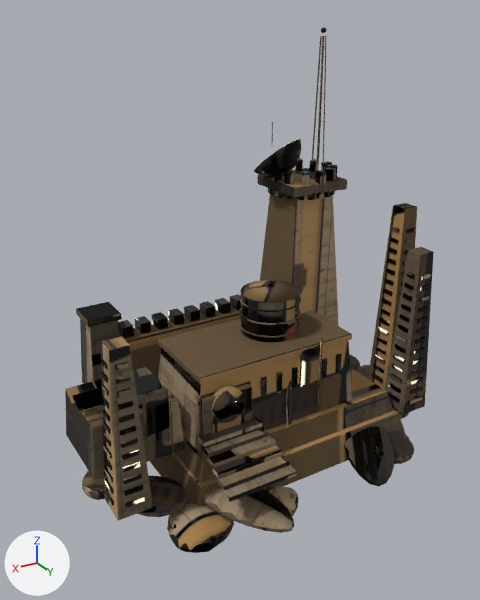
The glTF model public/models/outpost.glb, before and after one commit.
Camera for both pictures: a 50 mm camera at (9.97, 15.46, 12.41) aimed at (0.97, 0.45, 4.91). The axes (+X, +Y, +Z) are drawn at lower left. The lights are the same throughout. The older version comes first. Where no turn or scale is listed for an object, it has been applied to the vertices. Vertices at exactly the same position are counted once.

Objects in the first picture: 'Outpost_Body'.
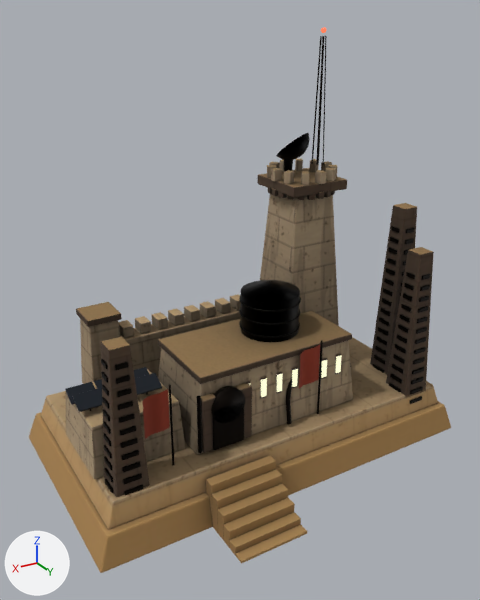
Pixel boxes [x1, y1, x2, y2] of what changed, in the pictures (480 x 600 px; the box of a moved part takes in the faces that stretch with it):
'Outpost_Body', reshaped (14% wider)
    before: [65, 27, 434, 553]
    after: [29, 27, 451, 573]
part 1 of me_outpost_body, moved or reshaped
    before: [254, 139, 302, 178]
    after: [276, 133, 310, 160]
part 2 of me_outpost_body, moved or reshaped
    before: [317, 339, 323, 407]
    after: [317, 340, 323, 414]
part 3 of me_outpost_body, moved or reshaped
    before: [168, 383, 174, 457]
    after: [169, 384, 175, 465]
part 4 of me_outpost_body, rebuilt
    before: [150, 409, 406, 506]
    after: [29, 401, 451, 573]
part 5 of me_outpost_body, rebuilt
    before: [175, 368, 393, 482]
    after: [41, 337, 438, 529]
part 6 of me_outpost_body, added (brown)
    after: [206, 456, 307, 563]
part 7 of me_outpost_body, added (mostly hidden)
    after: [284, 160, 293, 172]
part 8 of me_outpost_body, deleted
    before: [82, 122, 414, 533]
part 9 of me_outpost_body, deleted (brown)
    before: [167, 486, 299, 553]
part 10 of me_outpost_body, surface changed
    before: [65, 27, 434, 520]
    after: [65, 27, 434, 497]

Edits to the bpy script that builds the scene:
```text
Change me_outpost_body:
    used by ob_outpost_body; location = (0.0, 0.0, 0.0)
    remove me_outpost_body.from_pydata(...)  # 25049 vertices, 48500 faces; spans x -5.76..6.12, y -4.42..4.89, z -0.08..12.08
    add me_outpost_body.from_pydata(...)  # 20934 vertices, 40414 faces; spans x -5.38..6.59, y -3.29..4.75, z 0.0..12.08
    me_outpost_body part 1: the loose piece of 258 vertices spanning x -1.87..-0.3, y -1.53..-0.13, z 7.93..9.12 is scaled about its middle by 0.699, then moved by (-0.57, -0.05, 0.28)
    me_outpost_body part 2: the loose piece of 16 vertices spanning x -0.63..-0.57, y 2.27..2.33, z 1.85..4.05 is scaled about its middle by (1, 1, 1.09), then moved by (0.0, 0.0, -0.15)
    me_outpost_body part 3: the loose piece of 16 vertices spanning x 4.07..4.13, y 2.27..2.33, z 1.85..4.05 is scaled about its middle by (1, 1, 1.09), then moved by (0.0, 0.0, -0.15)
    me_outpost_body part 4: the loose piece of 56 vertices spanning x -3.79..3.79, y -2.89..2.89, z 0.0..0.9 is rebuilt with 56 vertices and now spans x -5.38..6.59, y -3.29..3.29, z 0.0..0.9
    me_outpost_body part 5: the loose piece of 56 vertices spanning x -3.44..3.44, y -2.54..2.54, z 0.9..1.6 is rebuilt with 56 vertices and now spans x -4.99..6.19, y -2.94..2.94, z 0.9..1.6
    me_outpost_body part 6: a new loose piece of 552 vertices spanning x 1.5..3.5, y 2.95..4.75, z 0.0..1.33, in mat_outpost_mat
    me_outpost_body part 7: a new loose piece of 24 vertices spanning x -1.76..-1.44, y -1.16..-0.84, z 8.0..8.7, in mat_outpost_mat
    me_outpost_body part 8: 36 loose pieces with 4364 vertices, spanning x -5.76..6.0, y -4.42..4.89, z -0.08..9.55, are deleted
    me_outpost_body part 9: 324 vertices removed from x 0.95..4.66, y 2.24..4.09, z -0.03..0.48
    me_outpost_body part 10: 38266 kept faces spanning x -4.91..6.12, y -3.02..2.91, z 0.9..12.08 get new texture (UV) coordinates
    other edits to the shape of me_outpost_body do not show in these pictures
```
